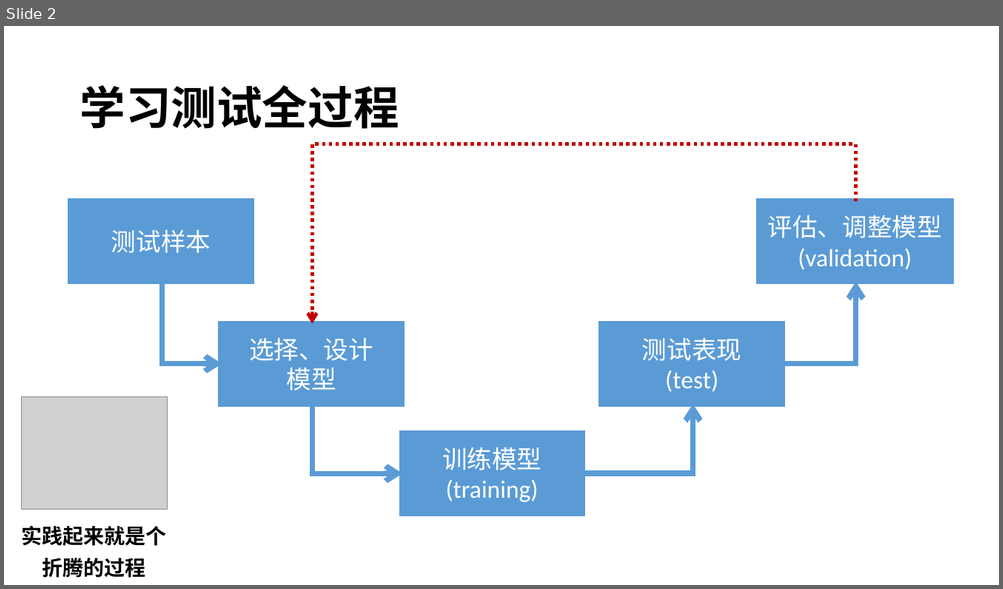
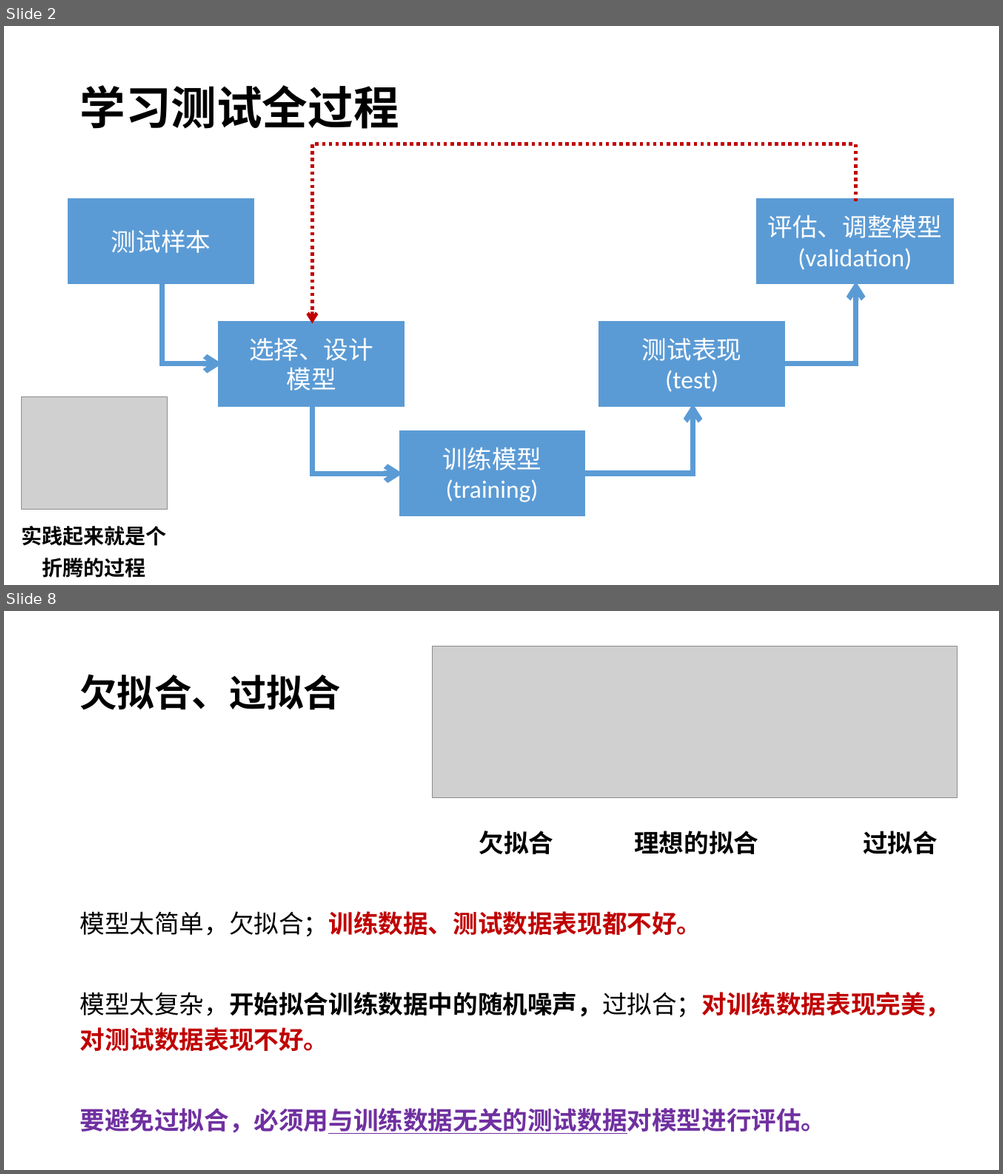
Before and after one commit to xiaodongli1986/teaching_AI, a slide deck: week5_ml_concepts.pptx. Shown one above the other, each under a label of ours: slide 2 before the commit, slides 2 and 8 after it; the slides between them are not shown. The pictures are 1003x589 and 1003x1174 pixels, drawn with LibreOffice and Linux fonts; fonts in the diff are those of the drawing; grey boxes stand for pictures. Boxes give left, top, right and bottom in pixels: in the first picture for what was removed or moved away, otherwise in the second. Text is boxed around its words. In the diff, an @@ line names an element or a change of style, - is before the commit and + after.

```diff
--- a/week5_ml_concepts.pptx
+++ b/week5_ml_concepts.pptx
@@ slide 8 added at (x1=4, y1=611, x2=999, y2=1170), background #FFFFFF @@
@@ picture added at (x1=432, y1=647, x2=957, y2=798) @@
@@ title added at (x1=79, y1=674, x2=341, y2=710), 36 pt, text #000000, bold @@
+欠拟合、过拟合
@@ text added at (x1=479, y1=831, x2=554, y2=854), 24 pt, text #000000, bold @@
+欠拟合
@@ text added at (x1=634, y1=831, x2=758, y2=854), 24 pt, text #000000, bold @@
+理想的拟合
@@ text added at (x1=862, y1=831, x2=937, y2=854), 24 pt, text #000000, bold @@
+过拟合
@@ text added at (x1=79, y1=911, x2=950, y2=1134), 24 pt, text #000000, bold @@
+模型太简单，欠拟合；训练数据、测试数据表现都不好。
+模型太复杂，开始拟合训练数据中的随机噪声，过拟合；对训练数据表现完美，对测试数据表现不好。
+要避免过拟合，必须用与训练数据无关的测试数据对模型进行评估。
```
Also in this commit, not shown: 2 slides changed, 10 other slides added, 11 slides removed, 1 other file.
